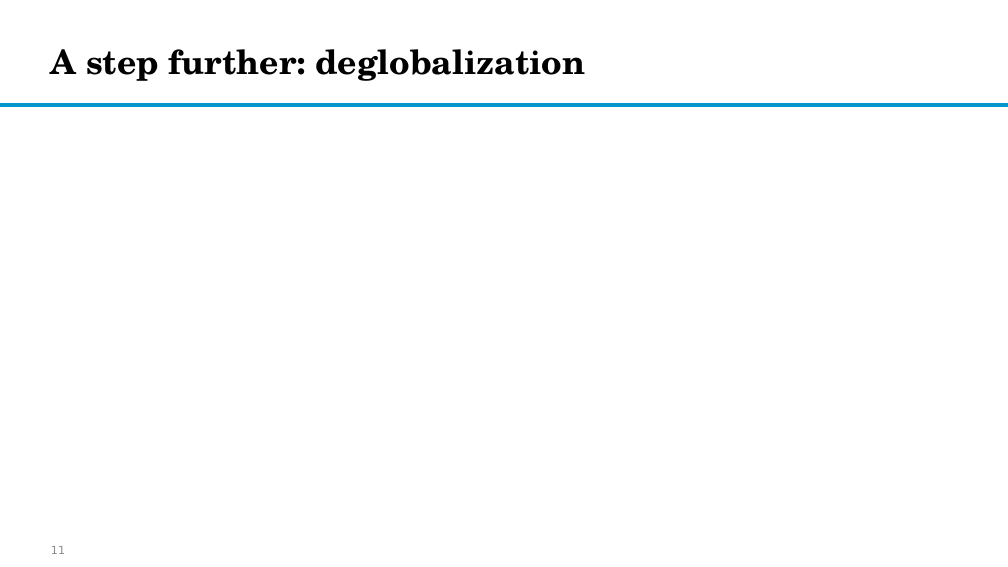
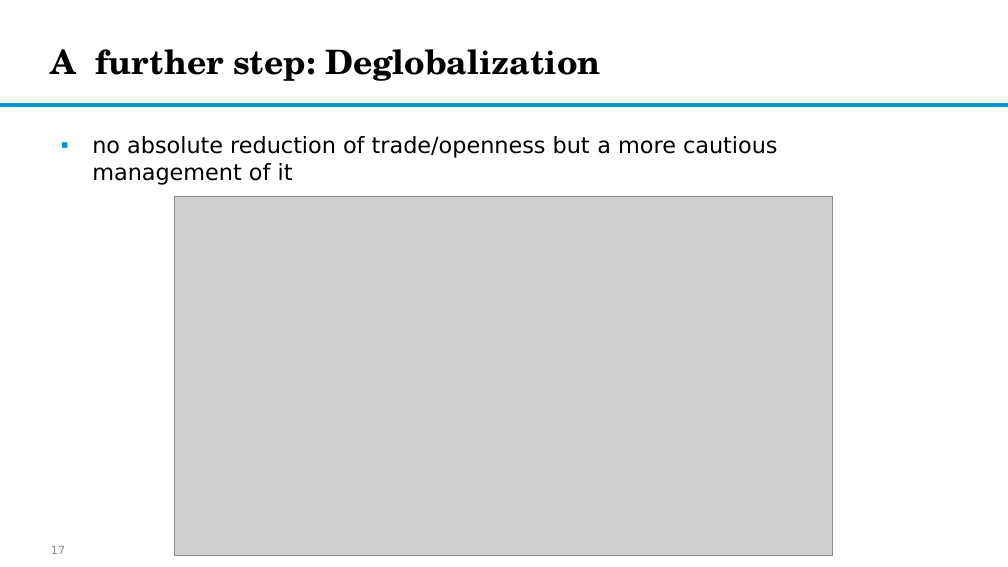
Before and after one commit to EliaDG/EU-Core-Periphery-Division-in-the-wake-of-Deglobalization, a slide deck: slide 17 of 03_final_data/Global Imbalances and Core-Periphery Model in the EU.pptx (slide 11 before the commit). Drawn at 1008x567 pixels with LibreOffice and Linux fonts; fonts in the diff are those of the drawing; grey boxes stand for pictures; background and template pictures are left out. Boxes give left, top, right and bottom in pixels: in the first picture for what was removed or moved away, otherwise in the second. Text is boxed around its words. In the diff, an @@ line names an element or a change of style, - is before the commit and + after.

```diff
--- a/03_final_data/Global Imbalances and Core-Periphery Model in the EU.pptx
+++ b/03_final_data/Global Imbalances and Core-Periphery Model in the EU.pptx
@@ title at bbox=[51, 49, 601, 81]: text changed @@
-A step further: deglobalization
+A further step: Deglobalization
@@ text added at bbox=[92, 136, 777, 185], 16 pt, text #000000 @@
+▪ no absolute reduction of trade/openness but a more cautious management of it
@@ picture added at bbox=[175, 197, 834, 556] @@
@@ page number at bbox=[51, 546, 65, 554]: text changed @@
-11
+17
```
Also in this commit, not shown: 5 other slides changed, 17 slides added, 7 slides removed, 11 other files.
